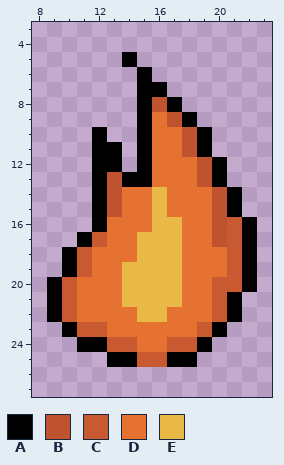
File history of a pixel-art sprite, Assets/OozeRaid/New_Sprites/Flame_B1.png. The first picture shows the starting point.
The file is 32x32 pixels. Colours within 5 levels of each other are drawn and written as one. Shown: x 8..23, y 3..27.
Palette (. is transparent): A #000000  B #bf522f  C #c95931  D #e57230  E #e9b948
Pixels before, first column x 9:
 5 .....A........
 6 ......A.......
 7 ......AA......
 8 ......ABA.....
 9 ......ADBA....
10 ...A..ADDBA...
11 ...AA.ADDBA...
12 ...AA.ADDDBA..
13 ...ABAADDDBA..
14 ...ABDDEDDDBA.
15 ...ABDDEDDDBA.
16 ...ADDDEEDDBCA
17 ..ACDDEEEDDBCA
18 .ACDDDEEEDDDCA
19 .ACDDEEEEDDDCA
20 ACDDDEEEEDDCCA
21 ACDDDEEEEDDCA.
22 ACDDDDEEDDDCA.
23 .ACCDDDDDDCA..
24 ..AACCDDCCA...
25 ....AACCAA....
After:
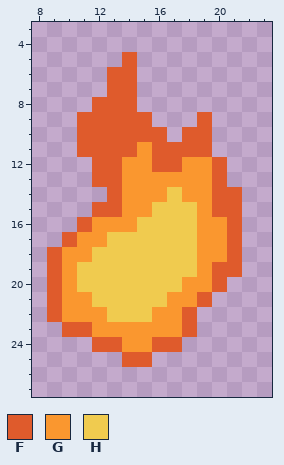
Colours new in this view: F #df5b2c  G #fa972f  H #f0cb4f
The commit says: Add clouds Animations and Flame Animation
The edit:
Changed rows in their new state; - is an unchanged pixel.
first column x 9:
 5 -----F--------
 6 ----FF.-------
 7 ----FF..------
 8 ---FFF...-----
 9 --FFFFF...F---
10 --FFFFFF.FF---
11 --FFFFGFFFF---
12 ---FFGGFFGGF--
13 ---FFGGGGGGF--
14 ---.FGGGHGGFF-
15 ---FFGGHHHGFF-
16 --FGGGHHHHGGF.
17 -FGGHHHHHHGGF.
18 FGGHHHHHHHGGF.
19 FGHHHHHHHHGFF.
20 FGHHHHHHHGGF..
21 FGGHHHHHGGF..-
22 FGGGHHHGGF...-
23 -FFGGGGGGF..--
24 --.FFGGFF..---
25 ----.FF...----
Changed places in both pictures, as pixel boxes (x1, y1, x2, y2):
changed: (47, 52, 257, 367)
